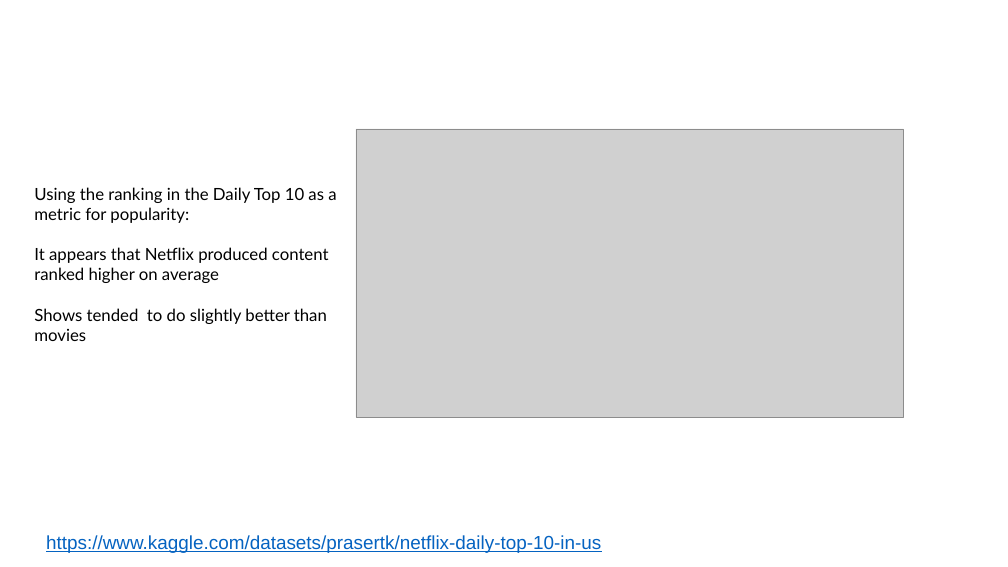
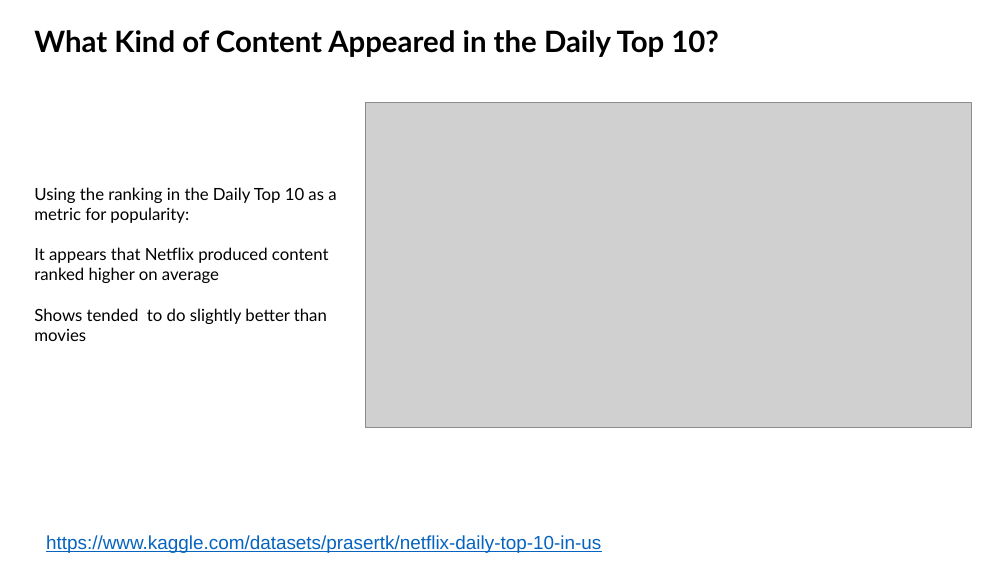
Before and after one commit to Costilrt/The-First-Project, a slide deck: slide 1 of matthews-slides.pptx. Drawn at 1008x567 pixels with LibreOffice and Linux fonts; fonts in the diff are those of the drawing; grey boxes stand for pictures; background and template pictures are left out. Boxes give left, top, right and bottom in pixels: in the first picture for what was removed or moved away, otherwise in the second. Text is boxed around its words. In the diff, an @@ line names an element or a change of style, - is before the commit and + after.

```diff
--- a/matthews-slides.pptx
+++ b/matthews-slides.pptx
@@ text added at (x1=34, y1=30, x2=719, y2=57), 28 pt, text #000000, bold @@
+What Kind of Content Appeared in the Daily Top 10?
@@ picture resized from (x1=356, y1=129, x2=904, y2=417) to (x1=365, y1=103, x2=972, y2=428) @@
```
Also in this commit, not shown: 3 other slides changed, 2 other files.
